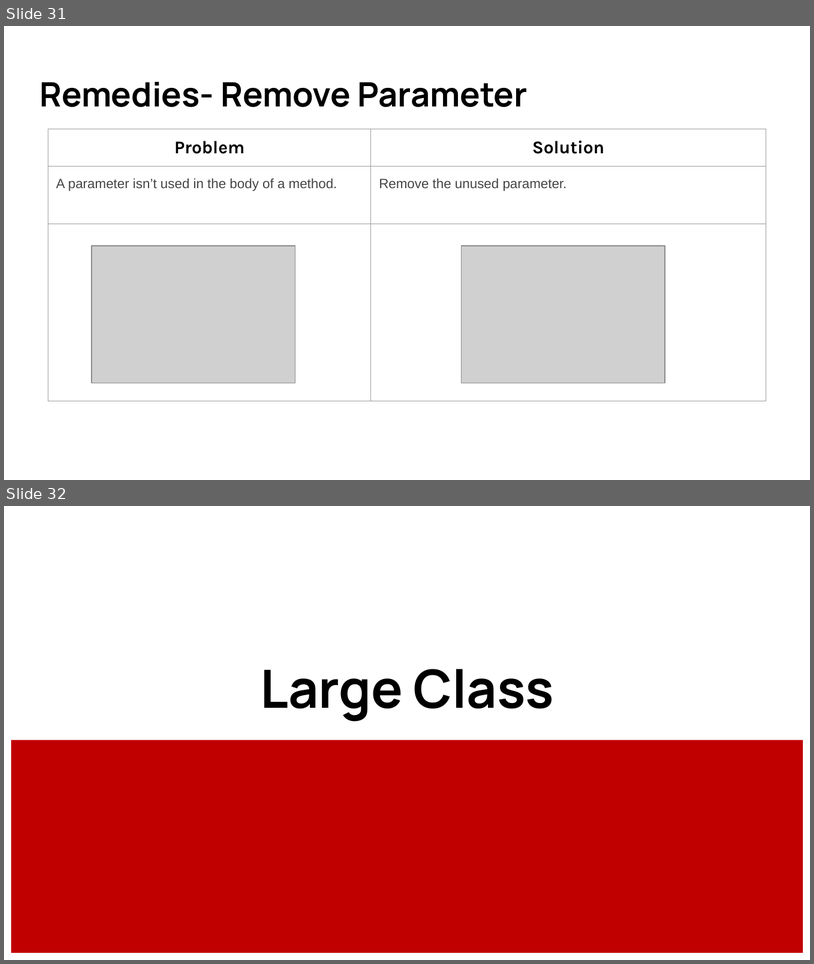
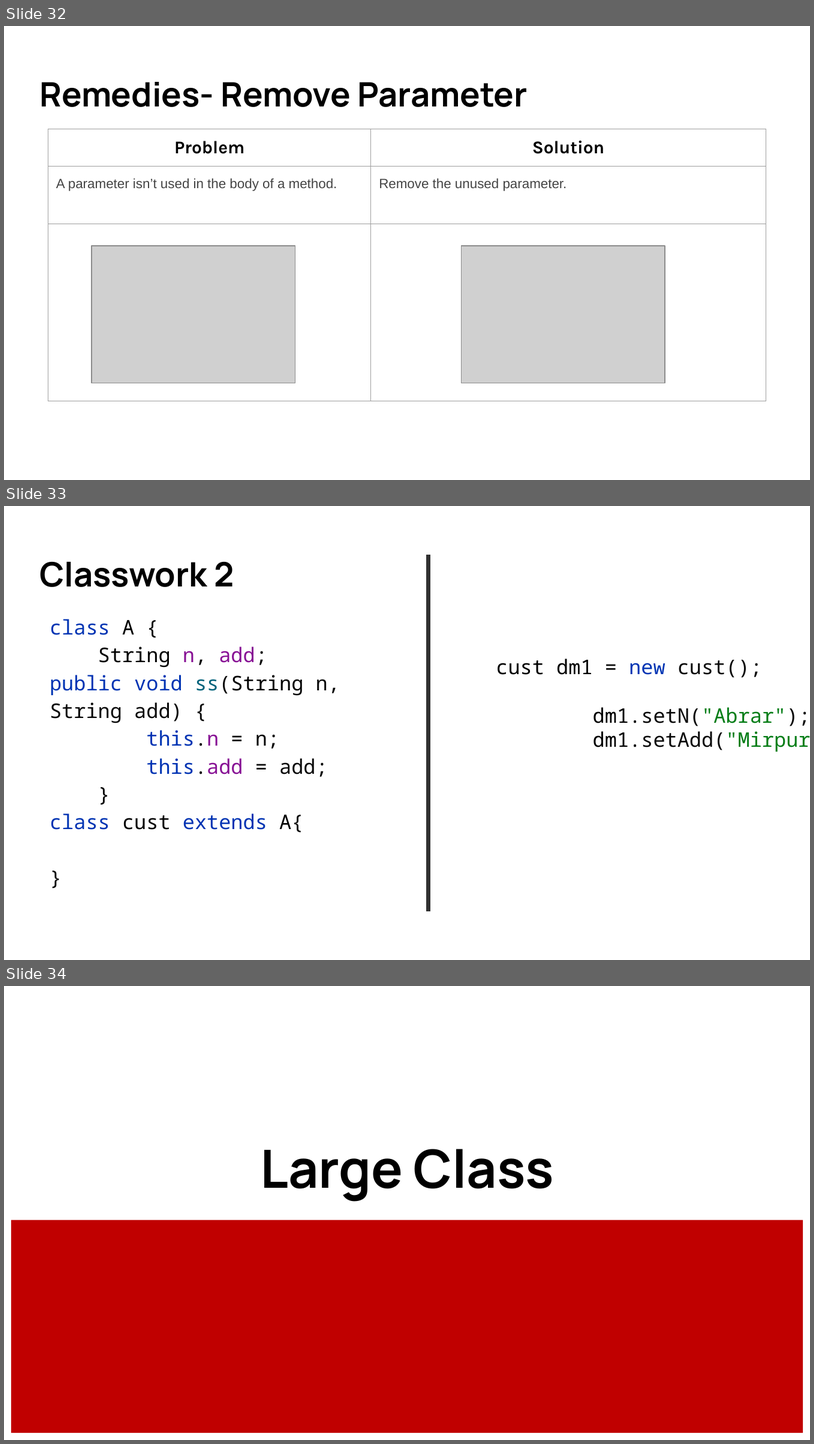
Before and after one commit to abrarhasan3/Design_Pattern_Course_Content, a slide deck: Lecture 3/Lecture 4- Refactoring and Code Smells-Part 1 (1).pptx. Shown one above the other, each under a label of ours: slides 31 and 32 before the commit, slides 32, 33 and 34 after it. The pictures are 814x964 and 814x1444 pixels, drawn with LibreOffice and Linux fonts; fonts in the diff are those of the drawing; grey boxes stand for pictures. Boxes give left, top, right and bottom in pixels: in the first picture for what was removed or moved away, otherwise in the second. Text is boxed around its words. In the diff, an @@ line names an element or a change of style, - is before the commit and + after.

Commit message:
Added Lecture 3 with classwork

```diff
--- a/Lecture 3/Lecture 4- Refactoring and Code Smells-Part 1 (1).pptx
+++ b/Lecture 3/Lecture 4- Refactoring and Code Smells-Part 1 (1).pptx
@@ slide 33 added at <box>4,506,810,960</box>, background #FFFFFF @@
@@ line added from (429, 555) to (429, 911), #323232 4 pt @@
@@ title added at <box>39,562,234,587</box>, 30 pt, text #000000, bold @@
+Classwork 2
@@ text added at <box>50,619,340,832</box>, 18 pt, text #0033B3 @@
+class A {
+String n, add;
+public void ss(String n, String add) {
+this.n = n;
+this.add = add;
+}
+class cust extends A{
+}
@@ text added at <box>496,658,810,751</box>, 18 pt, text #080808 @@
+cust dm1 = new cust();
+dm1.setN("Abrar");
+dm1.setAdd("Mirpur");
@@ what was slide 31 is now slide 32 @@
@@ what was slide 32 is now slide 34 @@
```
Also in this commit, not shown: 1 slide changed, 1 other slide added, 2 other files.
